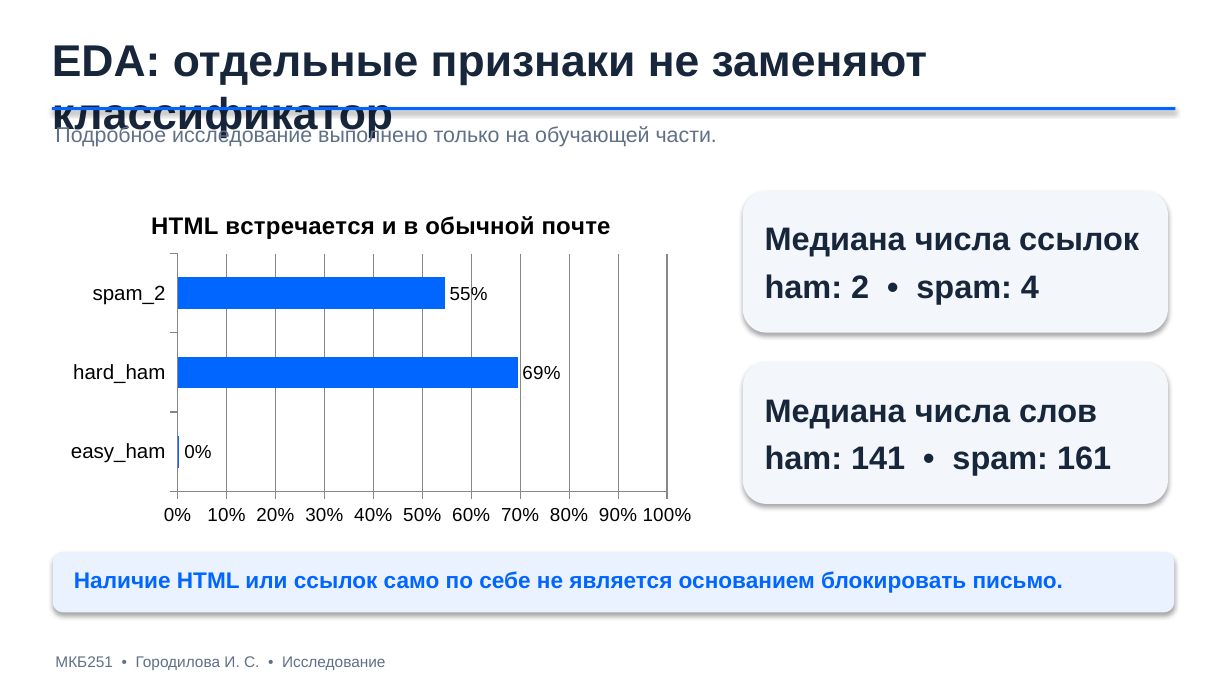
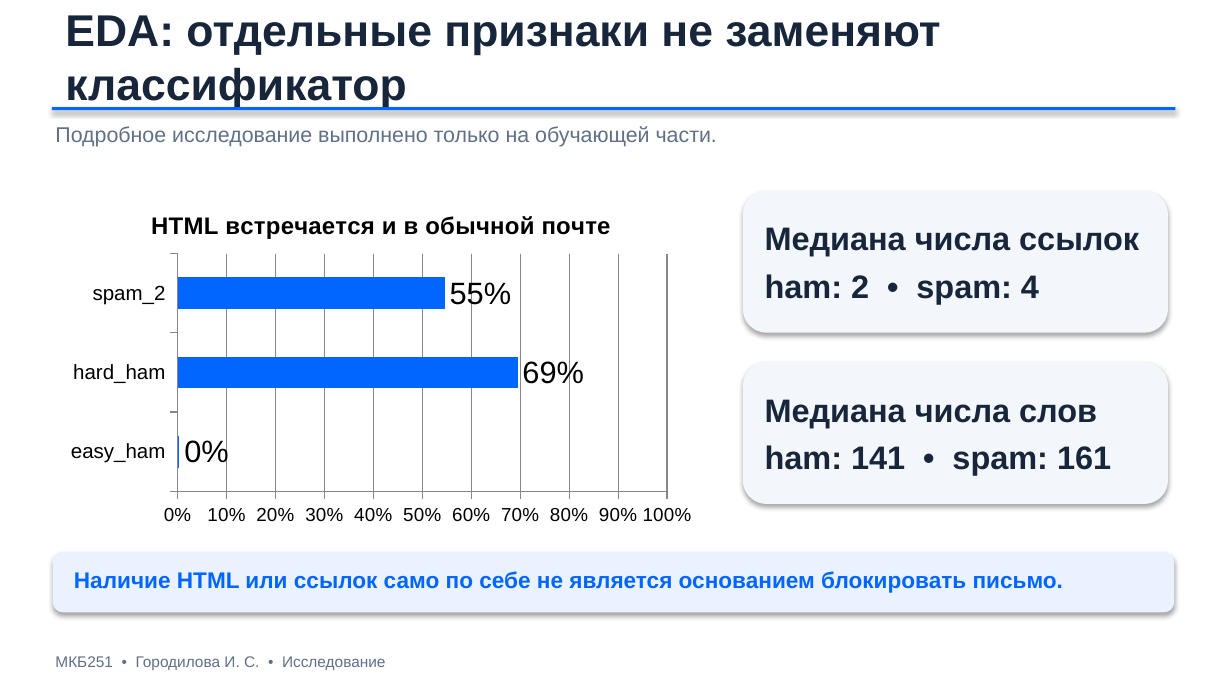
Before and after one commit to city-cyber/ML_Cyber, a slide deck: slide 6 of Городилова Ирина Сергеевна МКБ251 Итоговое задание.pptx (slide 7 before the commit). Drawn at 1232x693 pixels with LibreOffice and Linux fonts; fonts in the diff are those of the drawing. Boxes give left, top, right and bottom in pixels: in the first picture for what was removed or moved away, otherwise in the second. Text is boxed around its words. In the diff, an @@ line names an element or a change of style, - is before the commit and + after.

```diff
--- a/Городилова Ирина Сергеевна МКБ251 Итоговое задание.pptx
+++ b/Городилова Ирина Сергеевна МКБ251 Итоговое задание.pptx
@@ text "EDA: отдельные признаки не заменяют ...": place and size @@
-text "EDA: отдельные признаки не заменяют ..." at (52,45,927,139)
+text "EDA: отдельные признаки не заменяют ..." at (65,15,940,109)
@@ bar chart at (58,192,705,532) @@
@@ data labels of Series 1 changed @@
@@ category axis changed @@
@@ value axis changed @@
@@ bar spacing changed @@
```
Also in this commit, not shown: 4 other slides changed.
